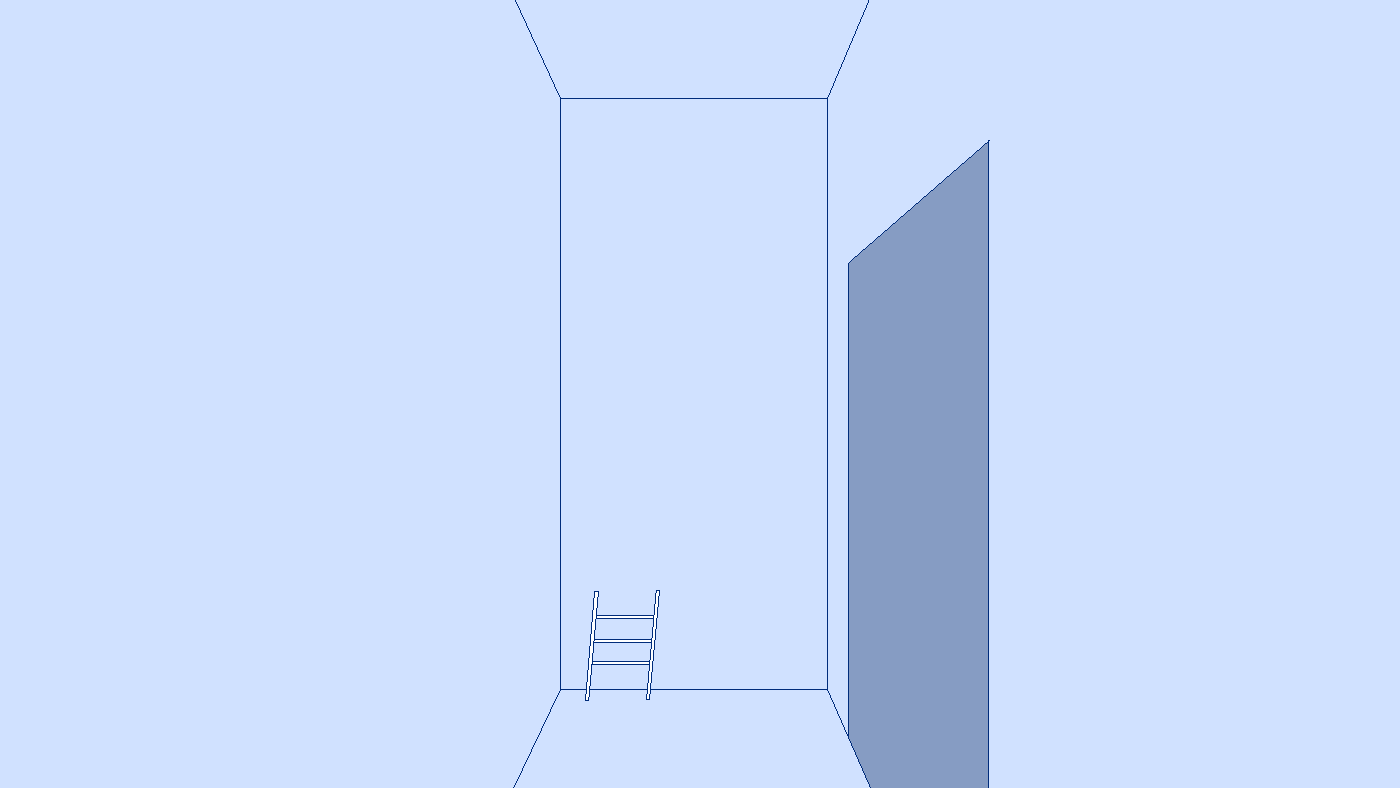
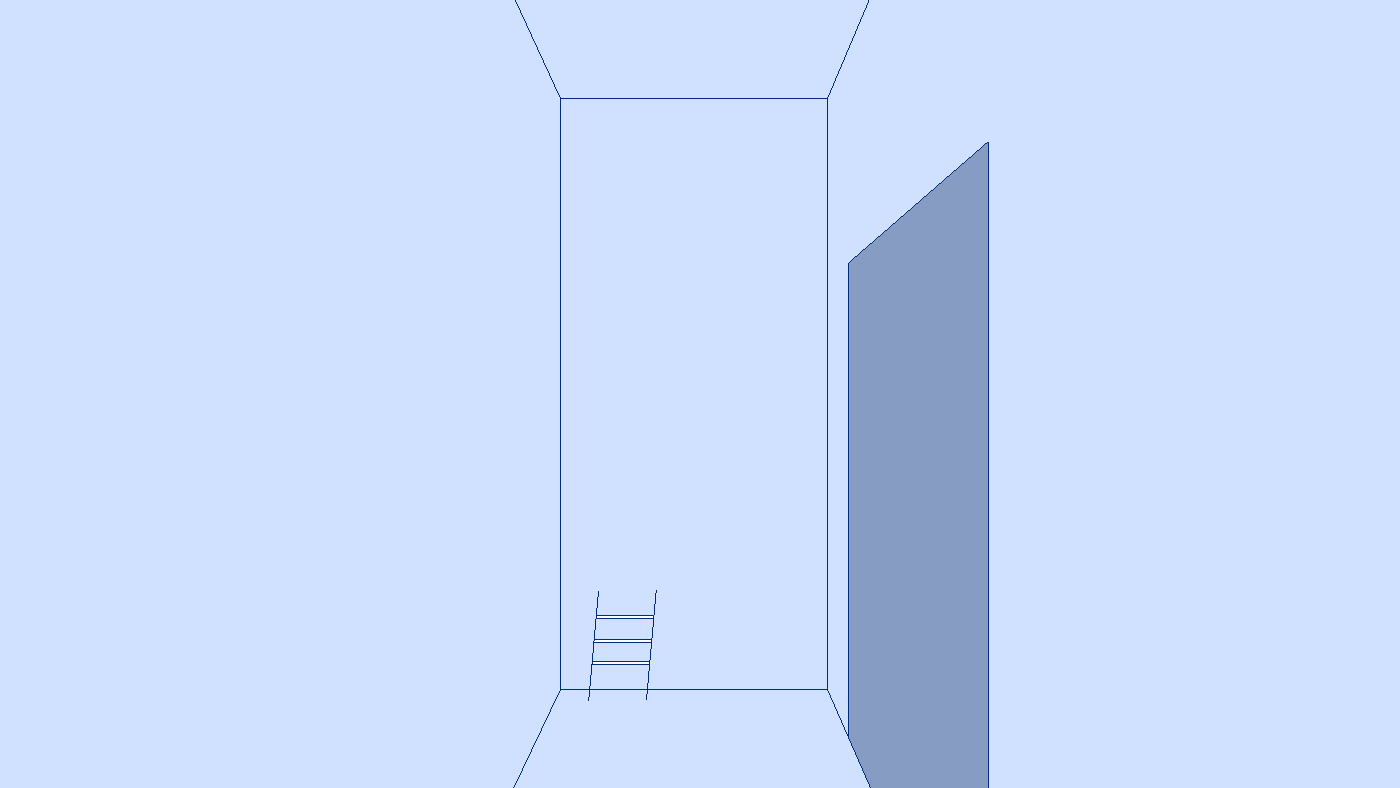
Layer changes from the first w=1400, h=788 image to the second:
painted on "Paint Layer 2" over [585, 590, 660, 701]
painted on "Paint Layer 1" over [585, 590, 660, 701]